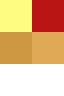
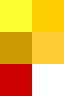
The second w=64, h=96 image is a revision of the first. Changes to its layers:
painted on "Rectangle 4" over box(32, 32, 64, 64)
painted on "Rectangle 3" over box(0, 32, 32, 64)
painted on "Rectangle 2" over box(32, 0, 64, 32)
added layer "Rectangle 5" above "Rectangle 1" over box(0, 64, 32, 96)
painted on "Rectangle 1" over box(0, 0, 32, 32)
